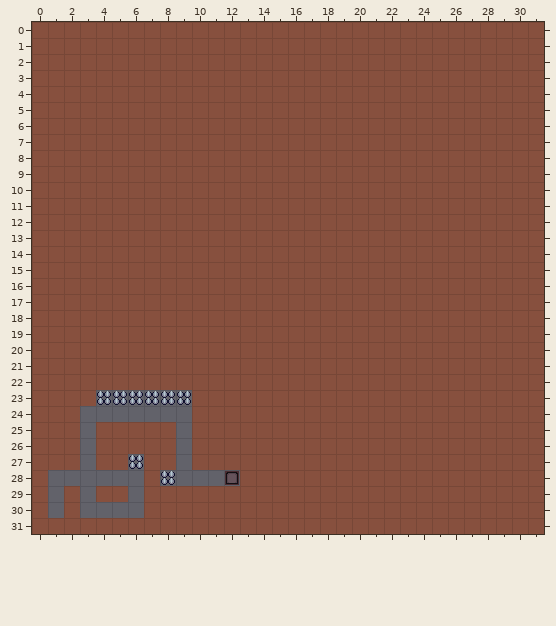
Tiled map: assets/maps/nongen/TestGrid.tmx. The picture above is the old version.
Cells are 16x16 px. Shown: x 0..31, y 0..31.
Now the later version:
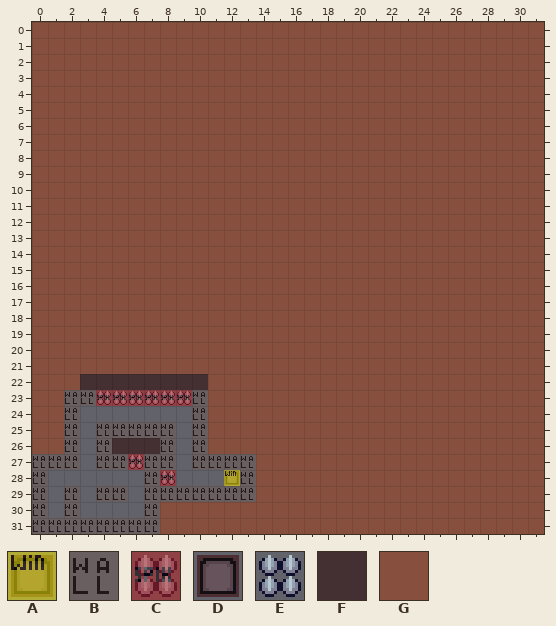
Key: from "GameplayTileset": A 0, B 32, C 64; from "Slime All Tiles": D 343, E 385, F 686, G 1256.
_ is an empty cell.
Tiles of an added or newly shown layer are drawn over the layers below it.
See-through tiles are keyed as they look on the map.
The exact change:
Layer "Tile Layer 1" (removed):
y 22: x 3..10 GGGGGGGG -> ________
y 23: x 2..10 GGEEEEEEG -> _________
y 24: x 2 G -> _; x 10 G -> _
y 25..26: x 2 G -> _; x 4..8 GGGGG -> _____; x 10 G -> _
y 27: x 0..2 GGG -> ___; x 4..8 GGEGG -> _____; x 10..13 GGGG -> ____
y 28: x 0 G -> _; x 7..8 GE -> __; x 12..13 DG -> __
y 29: x 0 G -> _; x 2 G -> _; x 4..5 GG -> __; x 7..13 GGGGGGG -> _______
y 30: x 0 G -> _; x 2 G -> _; x 7 G -> _
y 31: x 0..7 GGGGGGGG -> ________
Layer "Art_Background" (added):
y 22: x 3..10 ________ -> FFFFFFFF
y 23: x 2..10 _________ -> FFEEEEEEF
y 24: x 2 _ -> F; x 10 _ -> F
y 25..26: x 2 _ -> F; x 4..8 _____ -> FFFFF; x 10 _ -> F
y 27: x 0..2 ___ -> FFF; x 4..8 _____ -> FFEFF; x 10..13 ____ -> FFFF
y 28: x 0 _ -> F; x 7..8 __ -> FE; x 12..13 __ -> DF
y 29: x 0 _ -> F; x 2 _ -> F; x 4..5 __ -> FF; x 7..13 _______ -> FFFFFFF
y 30: x 0 _ -> F; x 2 _ -> F; x 7 _ -> F
y 31: x 0..7 ________ -> FFFFFFFF
Layer "Gameplay" (added):
y 23: x 2..10 _________ -> BBCCCCCCB
y 24: x 2 _ -> B; x 10 _ -> B
y 25: x 2 _ -> B; x 4..8 _____ -> BBBBB; x 10 _ -> B
y 26: x 2 _ -> B; x 4 _ -> B; x 8 _ -> B; x 10 _ -> B
y 27: x 0..2 ___ -> BBB; x 4..8 _____ -> BBCBB; x 10..13 ____ -> BBBB
y 28: x 0 _ -> B; x 7..8 __ -> BC; x 12..13 __ -> AB
y 29: x 0 _ -> B; x 2 _ -> B; x 4..5 __ -> BB; x 7..13 _______ -> BBBBBBB
y 30: x 0 _ -> B; x 2 _ -> B; x 7 _ -> B
y 31: x 0..7 ________ -> BBBBBBBB
